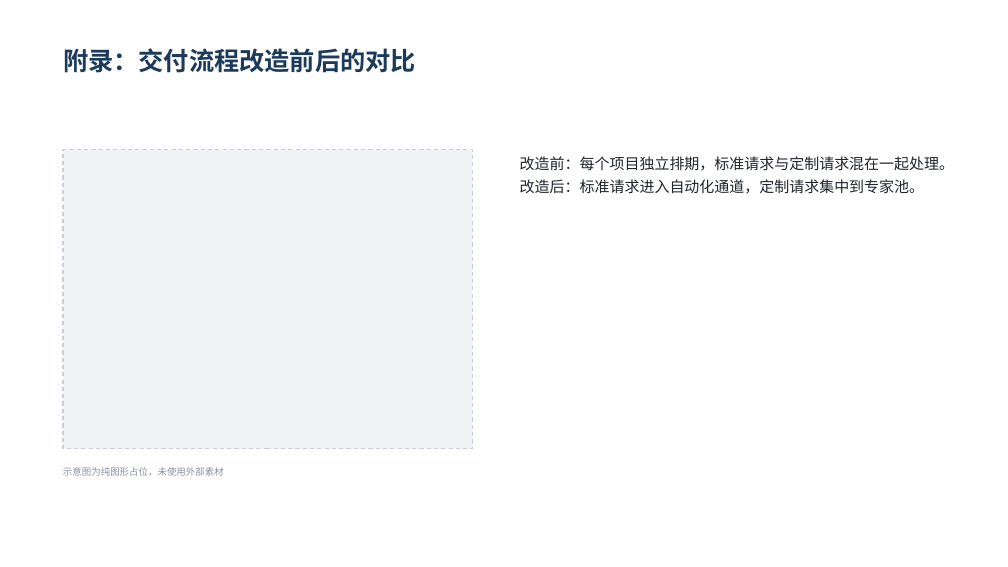
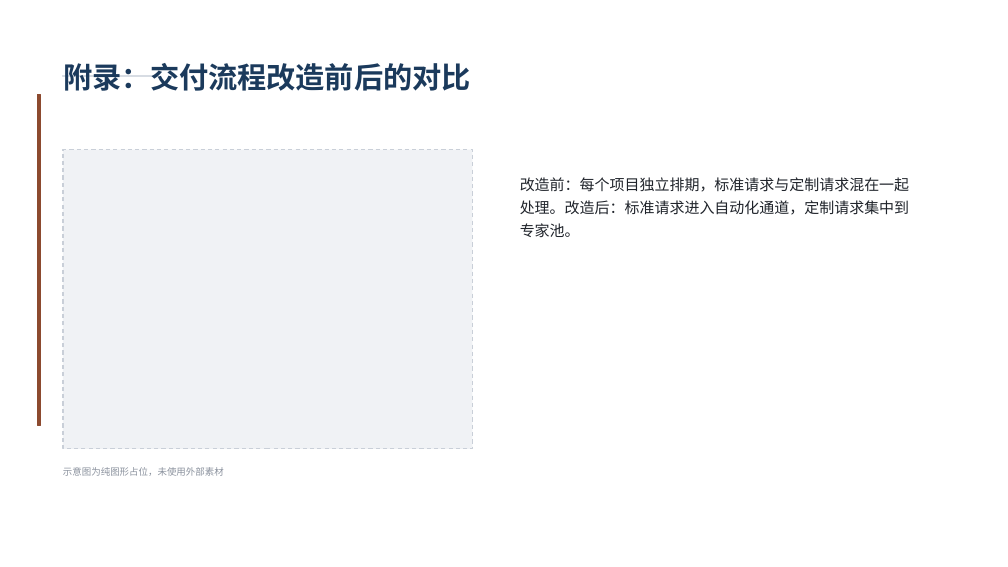
Before and after one commit to xzhengyu007-lang/ai-ppt, a slide deck: slide 9 of docs/examples/02-学术答辩.pptx. Drawn at 1008x567 pixels with LibreOffice and Linux fonts; fonts in the diff are those of the drawing. Boxes give left, top, right and bottom in pixels: in the first picture for what was removed or moved away, otherwise in the second. Text is boxed around its words. In the diff, an @@ line names an element or a change of style, - is before the commit and + after.

Commit message:
排版打磨：字阶对比拉大（封面 64/章节 56/正文标题 36）+ KPI 层级 + 等宽数字 + 眉标字距

```diff
--- a/docs/examples/02-学术答辩.pptx
+++ b/docs/examples/02-学术答辩.pptx
@@ text "附录：交付流程改造前后的对比" moved from (x1=63, y1=48, x2=416, y2=73) to (x1=63, y1=63, x2=471, y2=91) @@
@@ text "附录：交付流程改造前后的对比" at (x1=63, y1=63, x2=471, y2=91): size 24 to 27.8 pt; line spacing 30pt to 34.7pt @@
@@ rectangle added at (x1=63, y1=76, x2=157, y2=76), fill #D7DCE3, outline #D7DCE3 1 pt @@
@@ rectangle added at (x1=38, y1=95, x2=40, y2=426), fill #8C4A2F, outline #8C4A2F 1 pt @@
@@ text at (x1=520, y1=177, x2=909, y2=237): text changed @@
-改造前：每个项目独立排期，标准请求与定制请求混在一起处理。
-改造后：标准请求进入自动化通道，定制请求集中到专家池。
+改造前：每个项目独立排期，标准请求与定制请求混在一起
+处理。改造后：标准请求进入自动化通道，定制请求集中到
+专家池。
```
Also in this commit, not shown: 9 other slides changed, 6 other files.
